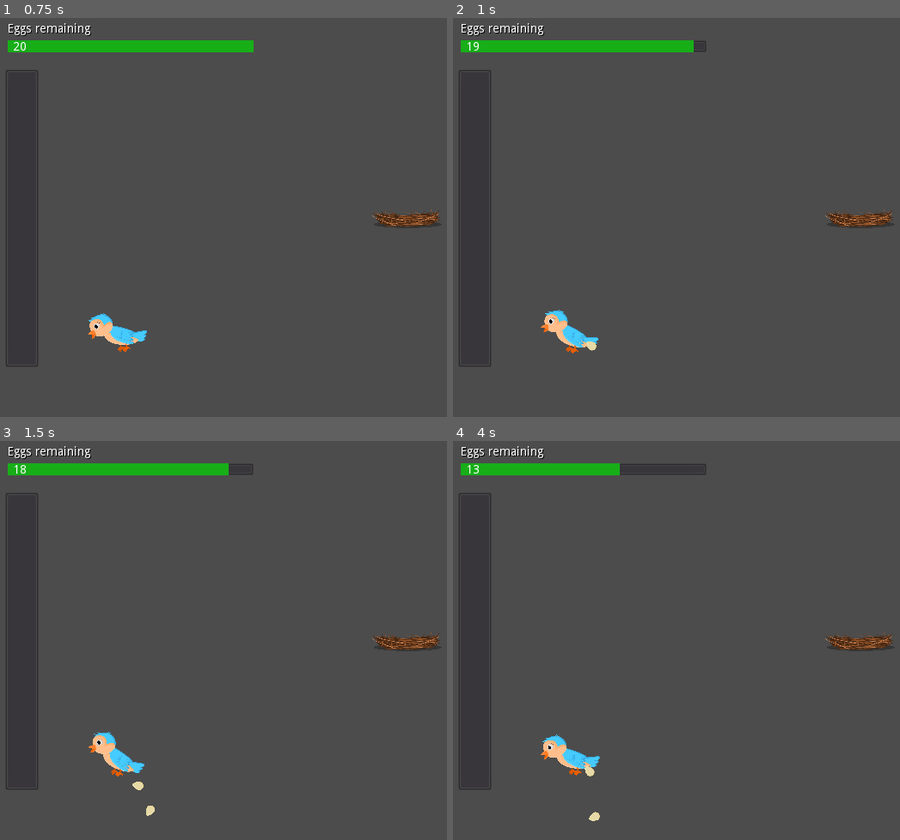
Above: before the commit, frames 1-4 (two rows, left to right).
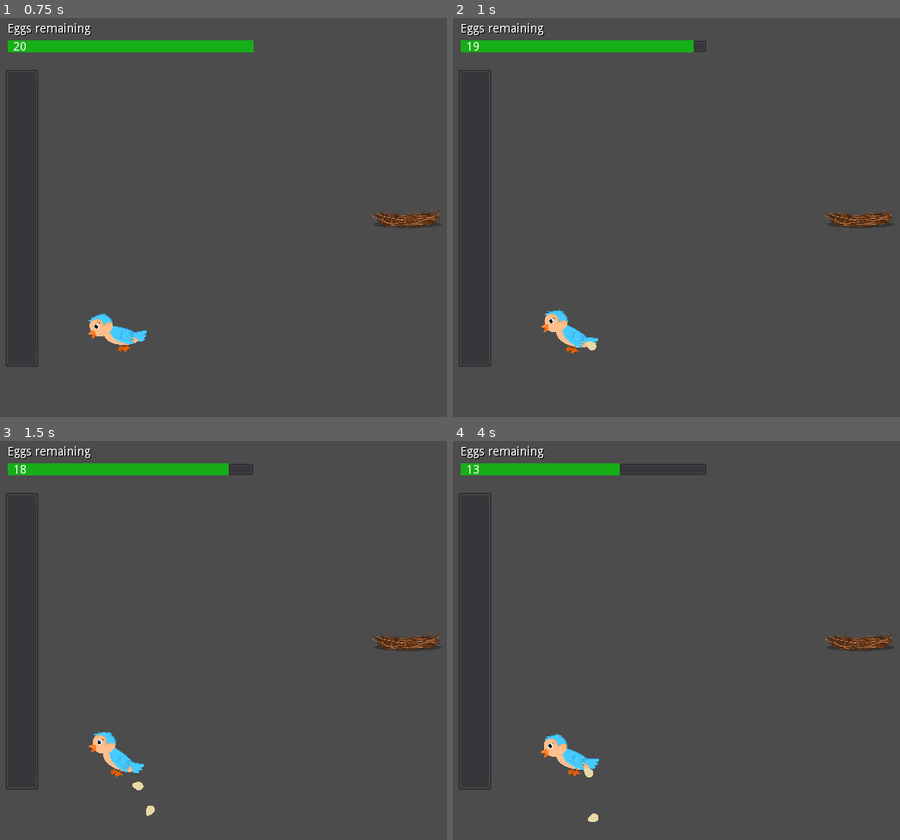
Above: after the commit, the same moments.

Repository: benfernandes/gamejam-august-2020
Game: Godot game, scene res://yeeter/yeeter.tscn
Two runs of this game, one before a commit and one after it. Both use one fixed random seed, a clock stepped at 60 frames per second and the inputs below. This scene is started directly instead of the project's main scene.
Inputs (mouse positions are in pixels of both pictures, inside the frame that each line leads up to):
- Up to frame 1 (0.75 s): tap Enter at 0.5 s; move the mouse to (393, 189) at 0.52 s; hold Right (ui_right) from 0.53 s (still down); click (393, 189) at 0.67 s
- Up to frame 2 (1 s): keep holding Right (ui_right); tap Space (flap) at 0.77 s
- Up to frame 3 (1.5 s): tap Space (flap) at 1.07 s; move the mouse to (134, 656) at 1.27 s; release Right (ui_right) at 1.28 s; hold Left (ui_left) from 1.28 s (still down)
- Up to frame 4 (4 s): tap Space (flap) at 1.52, 1.82, 3.02, 3.32, 3.77 s; move the mouse to (770, 544) at 2.02 s; release Left (ui_left) at 2.03 s; hold Right (ui_right) 2.03-2.78 s; move the mouse to (680, 716) at 2.77 s; hold Up (ui_up) 2.78-3.53 s; click (680, 716) at 2.92 s; move the mouse to (895, 696) at 3.52 s; hold Left (ui_left) from 3.53 s (still down)

Frame 1 is identical in both runs. In frame 2, less than 0.1% of the frame differs, in the area x 19-33%, y 73-85%; in frame 3, 0.1%; in frame 4, 0.3%, in the area x 19-33%, y 73-96%.

Commit message:
Zeroing power bar after each shot

Diff:
--- a/flappy-bird/Player.gd
+++ b/flappy-bird/Player.gd
@@ -35,4 +35,7 @@
 	var max_angle = -20
 	var clamped_velocity = clamp(velocity, min_velocity, max_velocity)
 
-	global_rotation_degrees = (clamped_velocity - min_velocity) / (max_velocity - min_velocity) * (max_angle - min_angle) + min_angle
+	global_rotation_degrees = remap_range(clamped_velocity, min_velocity, max_velocity, min_angle, max_angle)
+
+func remap_range(input, minInput, maxInput, minOutput, maxOutput):
+	return(input - minInput) / (maxInput - minInput) * (maxOutput - minOutput) + minOutput
--- a/yeeter/entities/bird_cannon/bird_cannon.gd
+++ b/yeeter/entities/bird_cannon/bird_cannon.gd
@@ -47,3 +47,8 @@
 	egg.global_position = egg_spawn.global_position
 	egg.shoot(initial_vector, rotation_degrees)
 	get_parent().add_child(egg)
+
+	global_rotation_degrees += remap_range(power_bar.value, 0, 100, 0, 10)
+
+func remap_range(input, minInput, maxInput, minOutput, maxOutput):
+	return(input - minInput) / (maxInput - minInput) * (maxOutput - minOutput) + minOutput
--- a/yeeter/entities/power_bar/power_bar.gd
+++ b/yeeter/entities/power_bar/power_bar.gd
@@ -22,3 +22,4 @@
 		if remaining.get_value() > 0:
 			bird_cannon.shoot()
 			remaining.decrement_value()
+			value = 0
